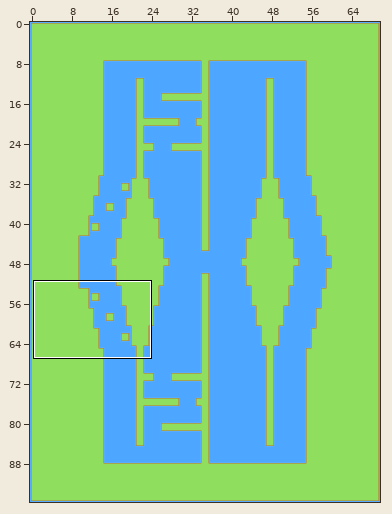
Level history. Tiled map: Assets/com.seanba.super-tiled2unity/FINAL/Maps/Race 1.3.tmx. Above, an overview of the earlier version with the close-up marked.
Close-up. The starting point:
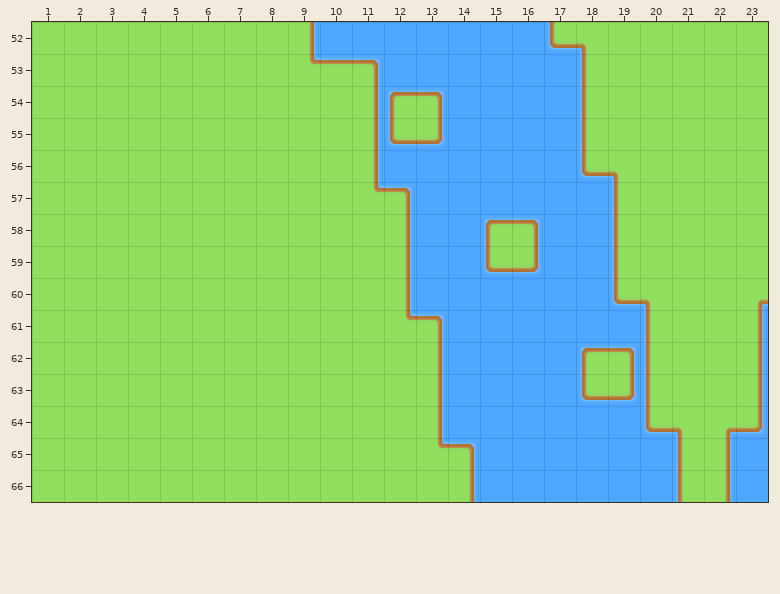
Cells are 32x32 px. Shown: x 1..23, y 52..66. The commit also changed other parts of the map, which this record leaves out.
New version:
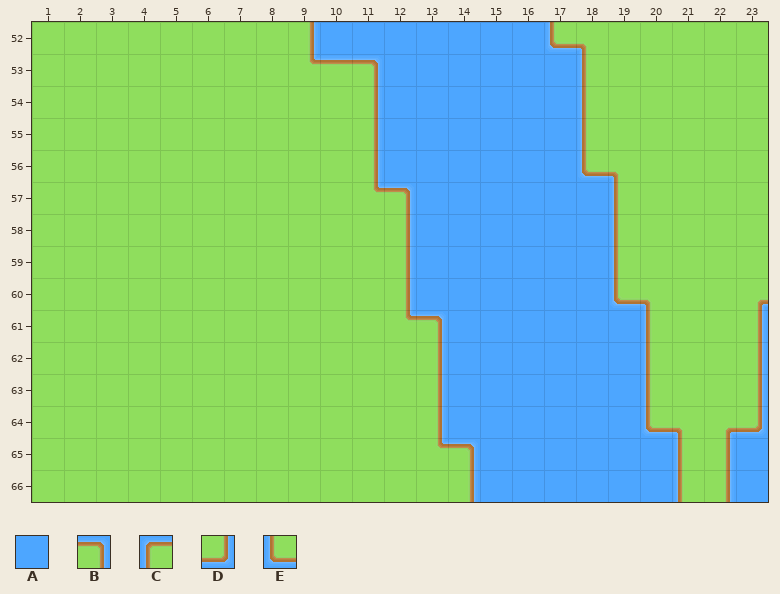
Key: from "Grass": A 88 "6.1", B 99 "1.4", C 100 "1.5", D 114 "6.4", E 115 "6.5".
_ is an empty cell, . an unchanged one.
Difference:
--- layer "Tile Layer 1"
@@ x 12..13 @@
-54 CB
-55 ED
+54 AA
+55 AA
@@ x 15..16 @@
-58 CB
-59 ED
+58 AA
+59 AA
@@ x 18..19 @@
-62 CB
-63 ED
+62 AA
+63 AA
Pixel boxes of the changes (left, top, right, bottom) in both close-ups:
changed: (386, 88, 446, 148)
changed: (482, 216, 542, 276)
changed: (578, 344, 638, 404)
